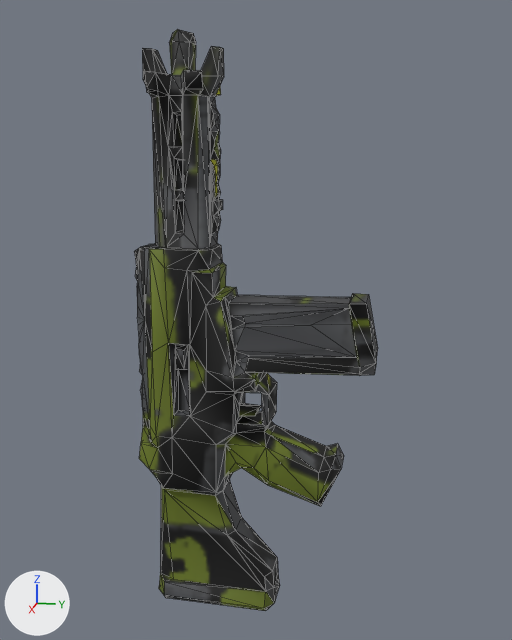
One commit to the glTF model art/weapons/trident.glb: the scene before it, then after it.
The view is the same before and after, from a 50 mm lens placed at (1.042, 0.301, 0.467), pointed at (-0.008, 0.091, 0.204). The lights are fixed; the arrows at lower left show +X, +Y and +Z. The picture after the commit comes second. Mesh edges are drawn as thin lines. Where no turn or scale is listed for an object, it has been applied to the vertices. Vertices at exactly the same position are counted once.

Objects in the first picture: 'part_mag', 'trident'.
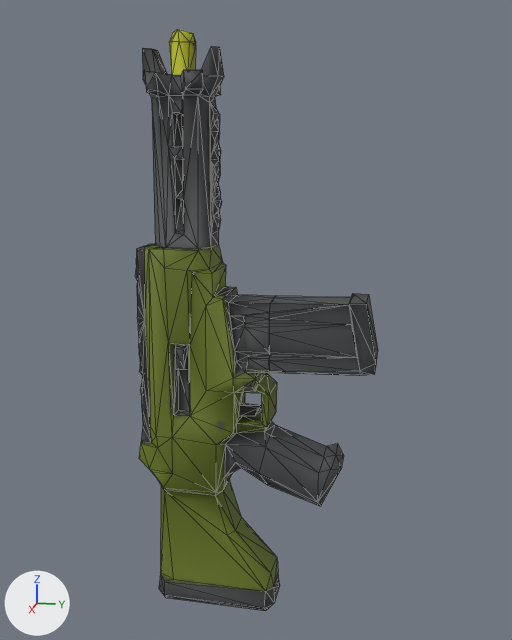
The change, as a list of edits to the scene's bpy script:
```text
Change me_tripo_mesh_cc604d8d_946e_485a_bb37_5382b0c1c228_001:
    used by ob_trident; location = (0.0, 0.0, 0.0)
    remove me_tripo_mesh_cc604d8d_946e_485a_bb37_5382b0c1c228_001.from_pydata(...)  # 443 vertices, 864 faces; spans x -0.058..0.058, y -0.094..0.255, z -0.281..0.626
    add me_tripo_mesh_cc604d8d_946e_485a_bb37_5382b0c1c228_001.from_pydata(...)  # 447 vertices, 893 faces; spans x -0.058..0.058, y -0.094..0.256, z -0.28..0.626
    me_tripo_mesh_cc604d8d_946e_485a_bb37_5382b0c1c228_001 part 1
    68 vertices are removed from x -0.046..0.052, y -0.091..0.254, z -0.281..0.602
    275 faces are deleted
    1 vertex moves from x 0.011, y 0.039, z 0.386 to x 0.003, y 0.041, z 0.387
    72 vertices are added at x -0.045..0.049, y -0.091..0.256, z -0.28..0.604
    304 new faces join them
    me_tripo_mesh_cc604d8d_946e_485a_bb37_5382b0c1c228_001 part 2: 585 kept faces spanning x -0.058..0.058, y -0.094..0.232, z -0.28..0.626 get new texture (UV) coordinates
Change me_part_mag:
    used by ob_part_mag; location = (0.0, 0.167, 0.189)
    remove me_part_mag.from_pydata(...)  # 41 vertices, 56 faces; spans x -0.036..0.036, y -0.111..0.111, z -0.058..0.058
    add me_part_mag.from_pydata(...)  # 52 vertices, 100 faces; spans x -0.035..0.035, y -0.08..0.08, z -0.056..0.056
    me_part_mag part 3: the whole mesh is rebuilt
Change ob_part_mag:
    ob_part_mag.location: (0.0, 0.167, 0.189) -> (0.0, 0.199, 0.191)
```

Location of each change, (x1, y1, x2, y2) in pixels of the pictures (512 x 640 px; the box of a moved part takes in the faces that stretch with it):
'trident', reshaped: before (134, 29, 360, 611); after (135, 29, 360, 611)
'part_mag', reshaped, moved (24% narrower): before (235, 293, 378, 375); after (269, 293, 378, 375)
part 1 of me_tripo_mesh_cc604d8d_946e_485a_bb37_5382b0c1c228_001, moved or reshaped: before (134, 47, 360, 591); after (136, 70, 360, 591)
part 2 of me_tripo_mesh_cc604d8d_946e_485a_bb37_5382b0c1c228_001, surface changed: (135, 29, 342, 611) in both
